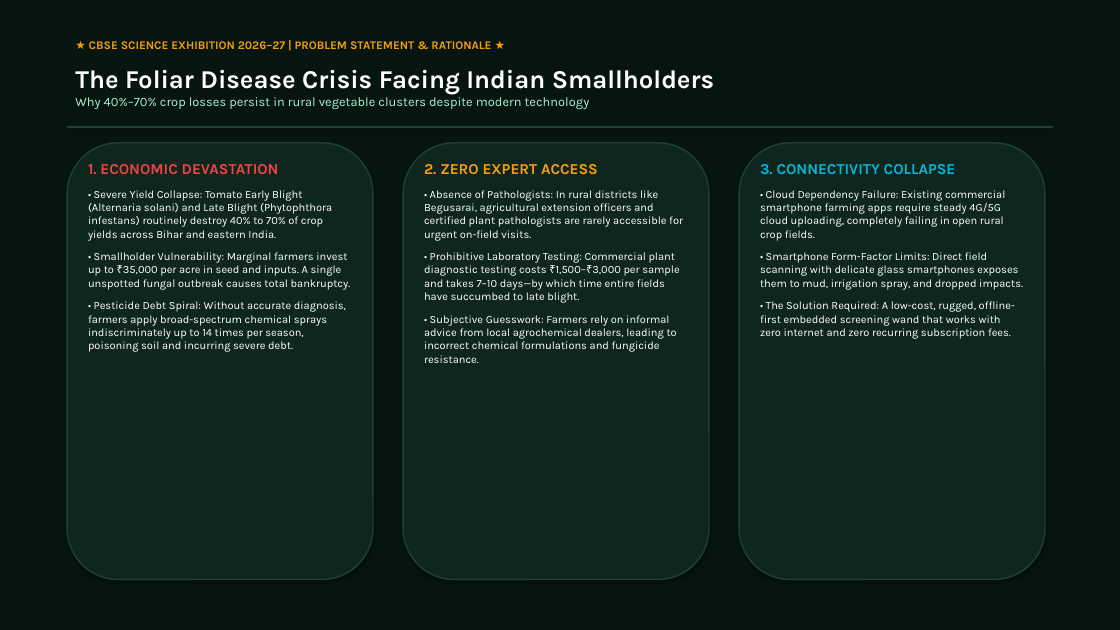
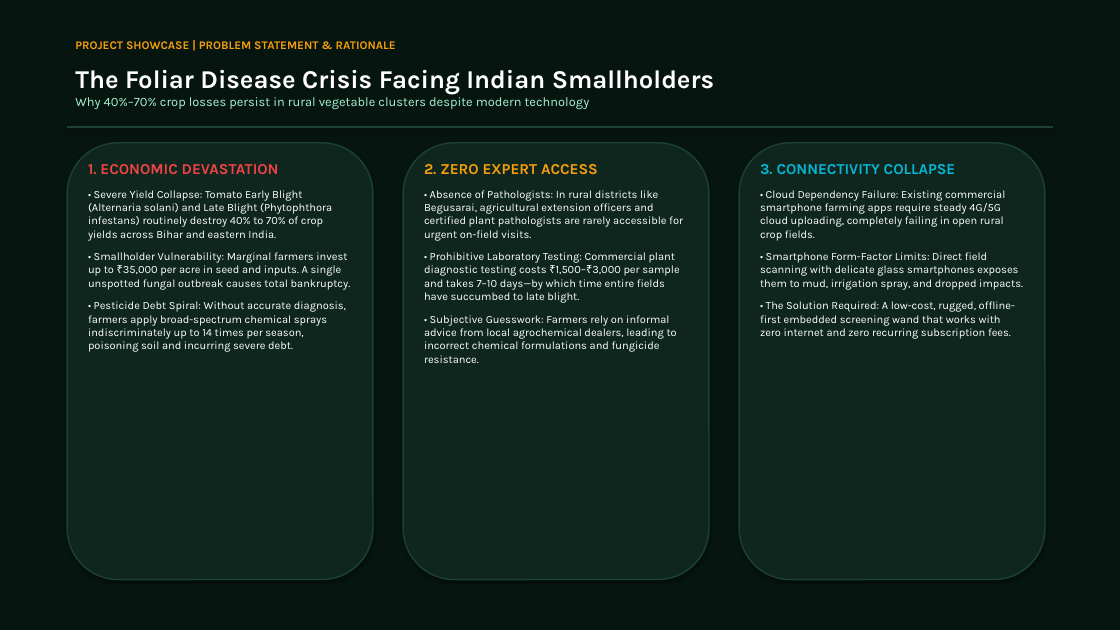
Before and after one commit to gautamkr0104/KRISHI-DRISHTI, a slide deck: slide 2 of docs/KRISHI_DRISHTI_Exhibition_Presentation.pptx. Drawn at 1120x630 pixels with LibreOffice and Linux fonts; fonts in the diff are those of the drawing. Boxes give left, top, right and bottom in pixels: in the first picture for what was removed or moved away, otherwise in the second. Text is boxed around its words. In the diff, an @@ line names an element or a change of style, - is before the commit and + after.

```diff
--- a/docs/KRISHI_DRISHTI_Exhibition_Presentation.pptx
+++ b/docs/KRISHI_DRISHTI_Exhibition_Presentation.pptx
@@ text at <box>75,41,396,49</box>: text changed @@
-★ CBSE SCIENCE EXHIBITION 2026–27 | PROBLEM STATEMENT & RATIONALE ★
+PROJECT SHOWCASE | PROBLEM STATEMENT & RATIONALE
```
Also in this commit, not shown: 9 other slides changed, 1 other file.
